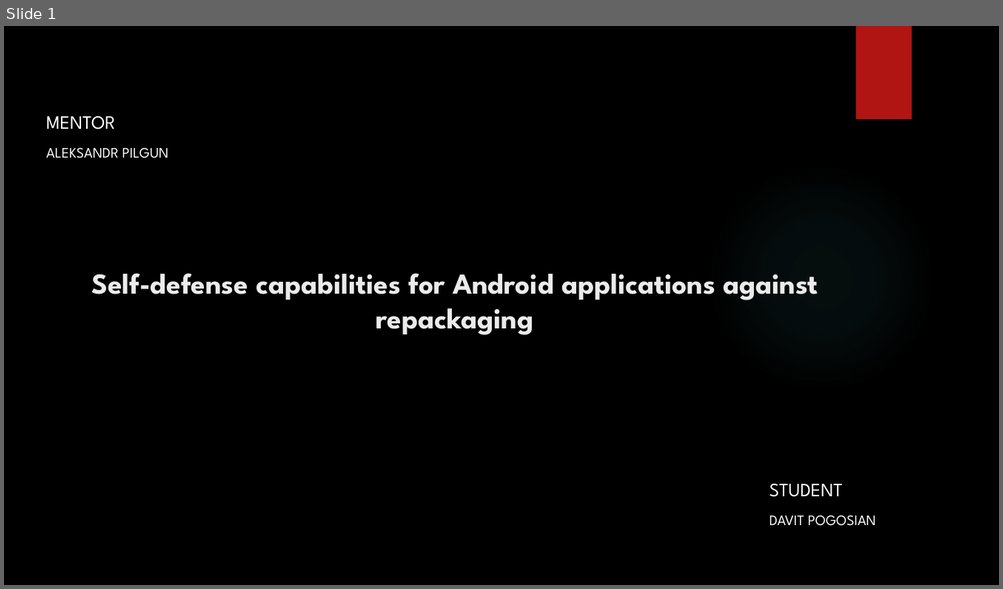
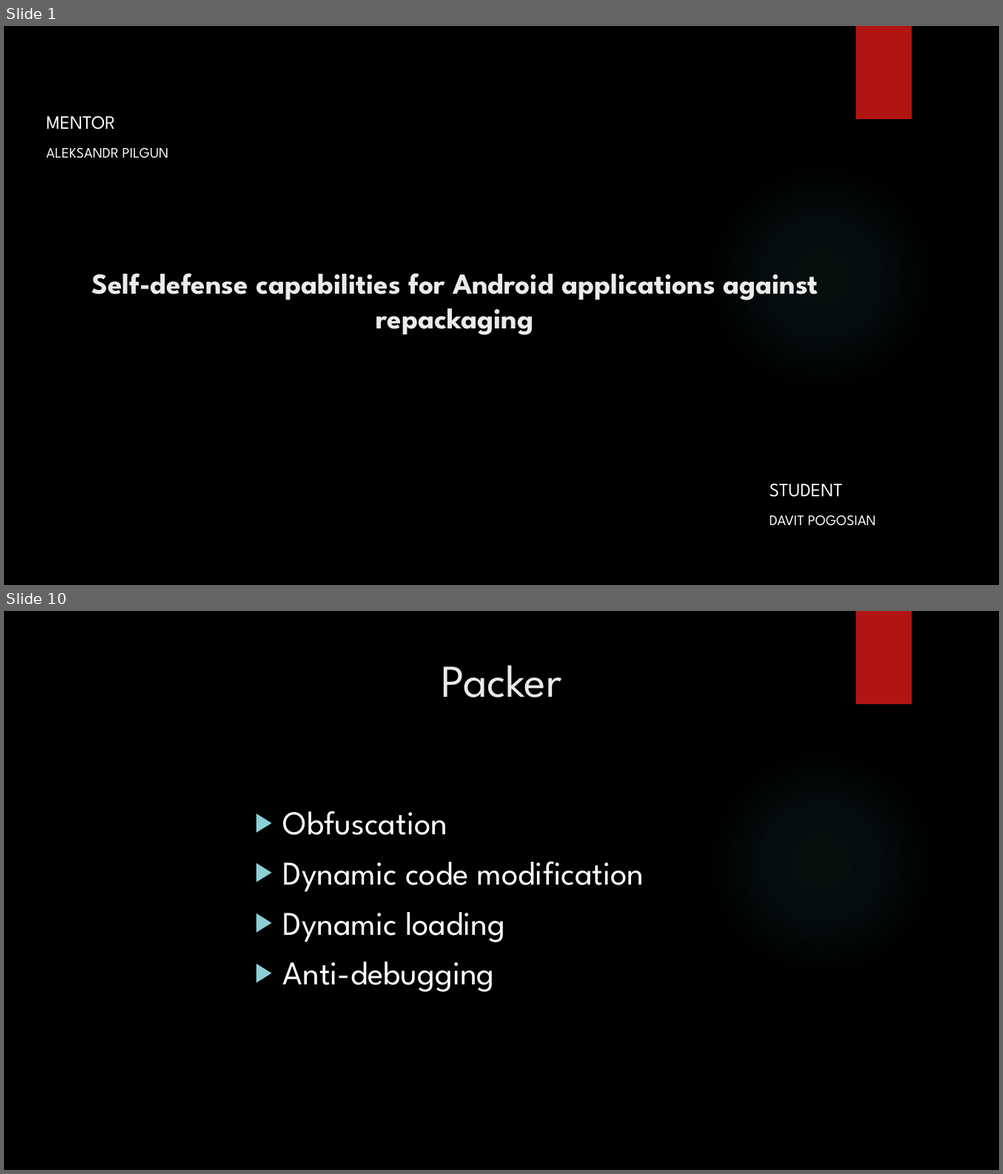
Before and after one commit to DavitPogosian/Information-Security-Basics, a slide deck: Presentation_IS.pptx. Shown one above the other, each under a label of ours: slide 1 before the commit, slides 1 and 10 after it; the slides between them are not shown. The pictures are 1003x589 and 1003x1174 pixels, drawn with LibreOffice and Linux fonts; fonts in the diff are those of the drawing; background and template pictures are left out. Boxes give left, top, right and bottom in pixels: in the first picture for what was removed or moved away, otherwise in the second. Text is boxed around its words. In the diff, an @@ line names an element or a change of style, - is before the commit and + after.

```diff
--- a/Presentation_IS.pptx
+++ b/Presentation_IS.pptx
@@ slide 10 added at <box>4,611,999,1170</box>, background picture (left out); not listed: 2 template elements that a slide beside it also shows @@
@@ title added at <box>441,665,562,698</box>, 44 pt, text #EBEBEB @@
+Packer
@@ text added at <box>283,811,644,992</box>, 32 pt, text #FFFFFF @@
+▶ Obfuscation
+▶ Dynamic code modification
+▶ Dynamic loading
+▶ Anti-debugging
```
Also in this commit, not shown: 4 slides changed, 4 other slides added, 1 slide removed.
